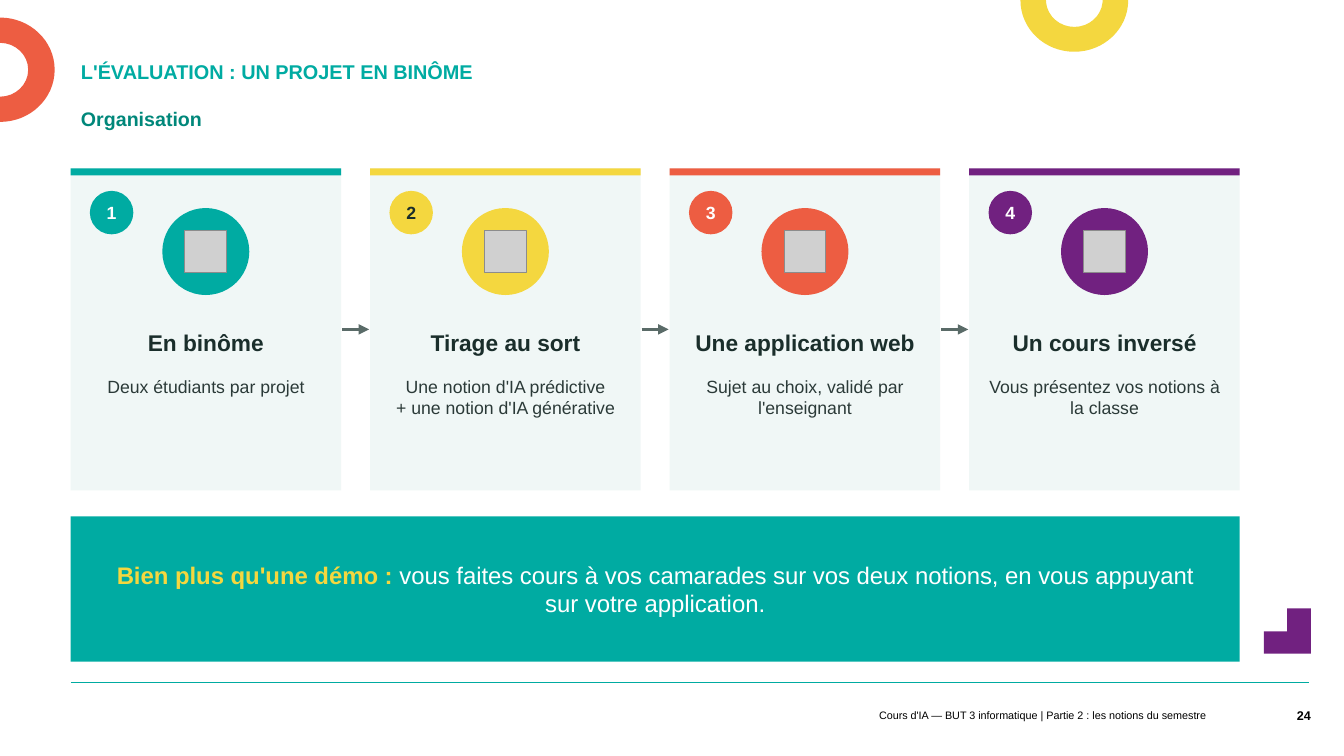
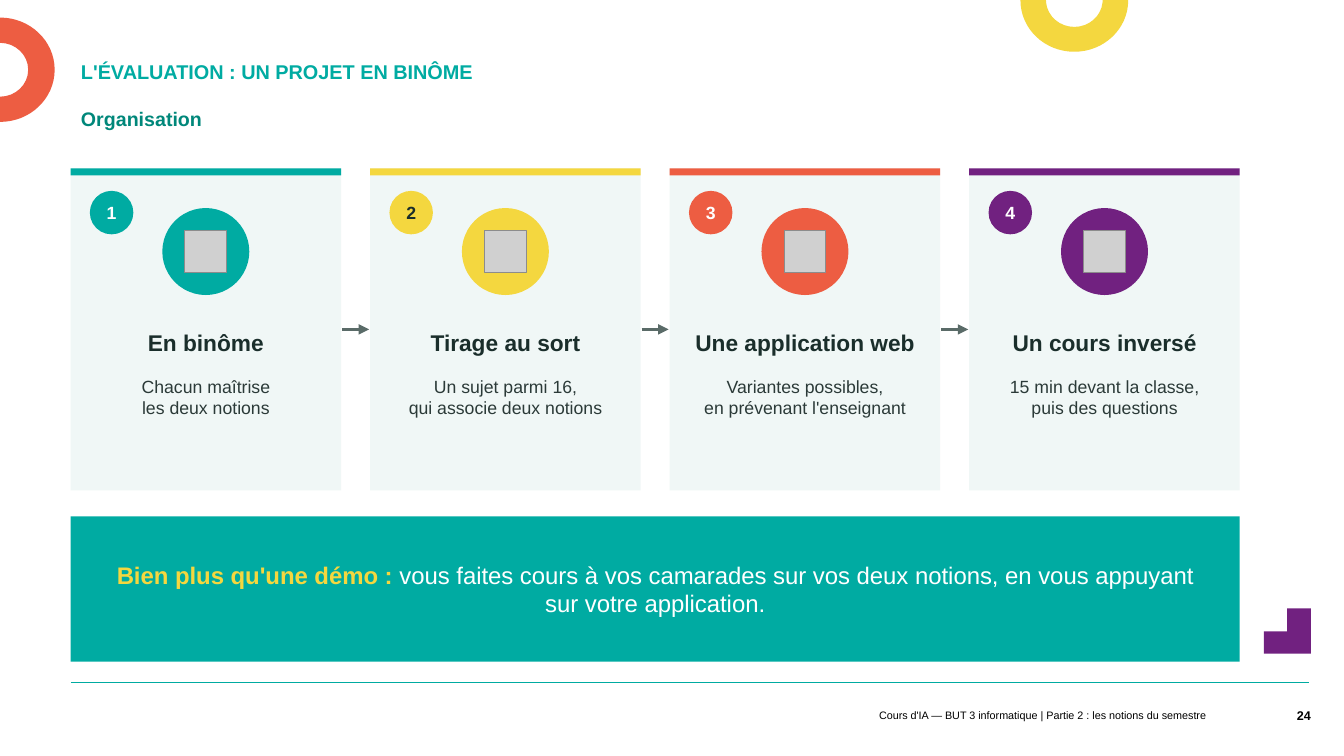
Before and after one commit to davidlaiymani/IA_BUT3, a slide deck: slide 24 of Cours/CM2_Notions_du_semestre.pptx. Drawn at 1344x756 pixels with LibreOffice and Linux fonts; fonts in the diff are those of the drawing; grey boxes stand for pictures; background and template pictures are left out. Boxes give left, top, right and bottom in pixels: in the first picture for what was removed or moved away, otherwise in the second. Text is boxed around its words. In the diff, an @@ line names an element or a change of style, - is before the commit and + after.

```diff
--- a/Cours/CM2_Notions_du_semestre.pptx
+++ b/Cours/CM2_Notions_du_semestre.pptx
@@ text at <box>142,380,270,414</box>: text changed @@
-Deux étudiants par projet
+Chacun maîtrise
+les deux notions
@@ text at <box>409,380,602,418</box>: text changed @@
-Une notion d'IA prédictive
-+ une notion d'IA générative
+Un sujet parmi 16,
+qui associe deux notions
@@ text at <box>704,380,906,418</box>: text changed @@
-Sujet au choix, validé par l'enseignant
+Variantes possibles,
+en prévenant l'enseignant
@@ text at <box>1010,380,1199,418</box>: text changed @@
-Vous présentez vos notions à la classe
+15 min devant la classe,
+puis des questions
```
Also in this commit, not shown: 1 slide added, 4 other files.
